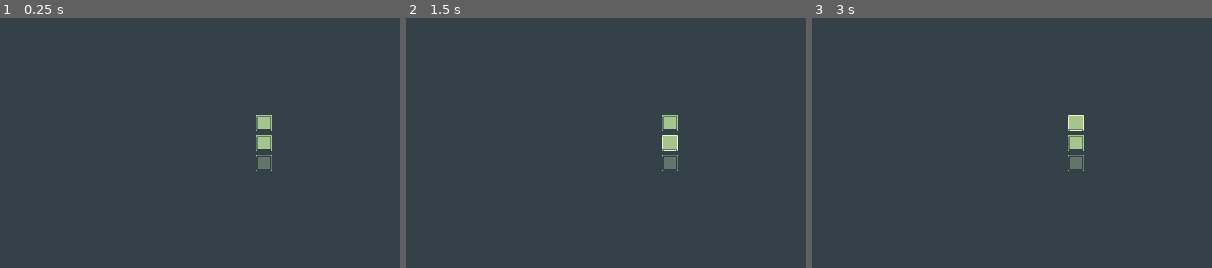
Above: before the commit, frames 1-3 (left to right).
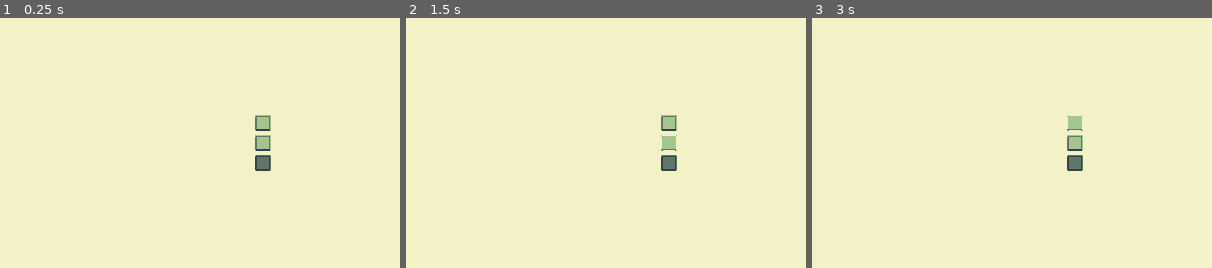
Above: after the commit, the same moments.

Repository: droqen/waiter-minimal
Game: Godot game, scene res://main.tscn
Same seed, same stepped clock (60 frames per second), same inputs: the game is played once before the commit and once after it.
Inputs:
- Up to frame 1 (0.25 s): no input
- Up to frame 2 (1.5 s): click "Go forward" at 0.5 s; click "Go forward" at 1.25 s
- Up to frame 3 (3 s): click "Go forward" at 2 s; click "Go back" at 2.75 s

The runs differ from the first frame. In frame 1, 99% of the frame differs, in the area x 0-100%, y 0-100%; in frame 2, 99%; in frame 3, 99%.

Commit message:
build b, for testing the experience of moving between pages

Diff:
--- a/ptt00-godot-project/back_forward_gamename_panel.gd
+++ b/ptt00-godot-project/back_forward_gamename_panel.gd
@@ -16,7 +16,7 @@
 
 
 func _on_forwardbutton_pressed():
-	JavaScript.eval("location.replace('/01-build-b/');")
+	JavaScript.eval("location.replace('/01-build-a/');")
 
 func _on_backbutton_pressed():
 	JavaScript.eval("history.back();");
--- a/ptt00-godot-project/back_forward_gamename_panel.tscn
+++ b/ptt00-godot-project/back_forward_gamename_panel.tscn
@@ -1,44 +1,47 @@
-[gd_scene load_steps=2 format=2]
+[gd_scene load_steps=3 format=2]
 
 [ext_resource path="res://back_forward_gamename_panel.gd" type="Script" id=1]
+[ext_resource path="res://waiter/theme/waiter_theme_default.tres" type="Theme" id=2]
 
 [node name="back_forward_gamename_panel" type="HBoxContainer"]
 margin_left = 36.0
 margin_top = 80.0
 margin_right = 363.0
 margin_bottom = 169.0
+theme = ExtResource( 2 )
 custom_constants/separation = 100
 script = ExtResource( 1 )
 
 [node name="Label2" type="Label" parent="."]
-margin_top = 37.0
-margin_right = 198.0
+margin_top = 38.0
+margin_right = 150.0
 margin_bottom = 51.0
-text = "\"one hundred thousand pixels\""
+custom_colors/font_color = Color( 0.207843, 0.254902, 0.282353, 1 )
+text = "\"four hundred by two fifty\""
 align = 1
 
 [node name="VBoxContainer" type="VBoxContainer" parent="."]
-margin_left = 298.0
-margin_right = 379.0
+margin_left = 250.0
+margin_right = 317.0
 margin_bottom = 89.0
 
 [node name="backbutton" type="Button" parent="VBoxContainer"]
-margin_right = 81.0
-margin_bottom = 20.0
+margin_right = 67.0
+margin_bottom = 27.0
 mouse_default_cursor_shape = 2
 text = "Go back"
 
 [node name="forwardbutton" type="Button" parent="VBoxContainer"]
-margin_top = 24.0
-margin_right = 81.0
-margin_bottom = 44.0
+margin_top = 31.0
+margin_right = 67.0
+margin_bottom = 58.0
 mouse_default_cursor_shape = 2
 text = "Go forward"
 
 [node name="Button3" type="Button" parent="VBoxContainer"]
-margin_top = 48.0
-margin_right = 81.0
-margin_bottom = 68.0
+margin_top = 62.0
+margin_right = 67.0
+margin_bottom = 89.0
 mouse_default_cursor_shape = 2
 disabled = true
 text = "x"
--- a/ptt00-godot-project/main.tscn
+++ b/ptt00-godot-project/main.tscn
@@ -18,9 +18,12 @@
 margin_bottom = 250.0
 
 [node name="back_forward_gamename_panel" parent="MarginContainer/CenterContainer" instance=ExtResource( 2 )]
+margin_left = 41.0
+margin_right = 358.0
 
 [node name="WaiterSetup" type="Node" parent="."]
 script = ExtResource( 3 )
-last_save_time = "18:26:44"
-unique_name = "one hundred thousand pixels"
+last_save_time = "19:18:34"
+unique_name = "four hundred by two fifty"
 todays_date = "2024-05-02"
+bg_color = Color( 0.952941, 0.94902, 0.780392, 1 )
--- a/ptt00-godot-project/project.godot
+++ b/ptt00-godot-project/project.godot
@@ -20,13 +20,13 @@
 
 [application]
 
-config/name="one hundred thousand pixels"
+config/name="four hundred by two fifty"
 config/description="2024-05-02"
 run/main_scene="res://main.tscn"
 boot_splash/image="res://waiter/waiter100.png"
 boot_splash/fullsize=false
 boot_splash/use_filter=false
-boot_splash/bg_color=Color( 0.207843, 0.254902, 0.282353, 1 )
+boot_splash/bg_color=Color( 0.952941, 0.94902, 0.780392, 1 )
 config/icon="res://waiter/waiter100.png"
 
 [display]
@@ -47,5 +47,5 @@
 quality/driver/driver_name="GLES2"
 vram_compression/import_etc=true
 vram_compression/import_etc2=false
-environment/default_clear_color=Color( 0.207843, 0.254902, 0.282353, 1 )
+environment/default_clear_color=Color( 0.952941, 0.94902, 0.780392, 1 )
 environment/default_environment="res://default_env.tres"
Not shown, changed: ptt00-godot-project/export_presets.cfg
Not shown, added: 01-build-b/index.apple-touch-icon.png
Not shown, added: 01-build-b/index.audio.worklet.js
Not shown, added: 01-build-b/index.html
Not shown, added: 01-build-b/index.icon.png
Not shown, added: 01-build-b/index.js
Not shown, added: 01-build-b/index.pck
Not shown, added: 01-build-b/index.png
Not shown, added: 01-build-b/index.wasm
